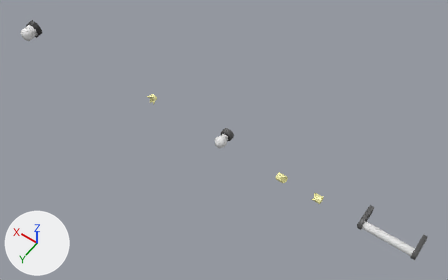
What one commit did to the FBX model Assets/Art/Models/Structures/Wall Mounts/light fixtures.fbx.
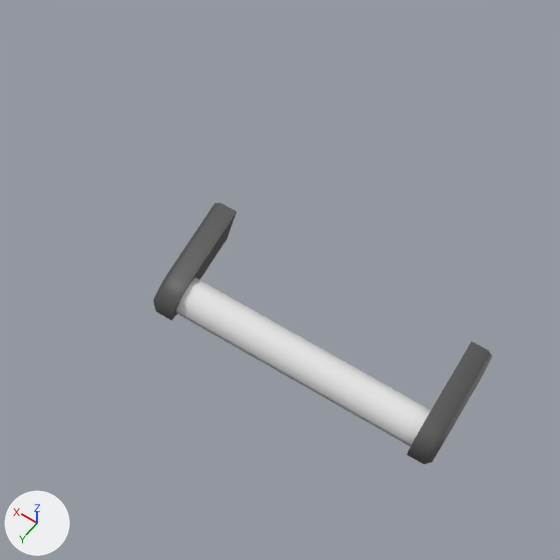
The first picture shows the older version from a camera (50 mm lens) standing at (-3.43, 7.67, 7.09) and looking at (-0.95, 4.2, 1.64). The close-ups show both versions on the part from 72% to 99% of the width and 58% to 100% of the height of that picture; other places that the commit changed are outside them. Lighting does not change. The marker at lower left points along +X, +Y and +Z. Where no turn or scale is listed for an object, it has been applied to the vertices.

The first close-up shows 'Light Tube Attached', 'Light Tube Fixture'.
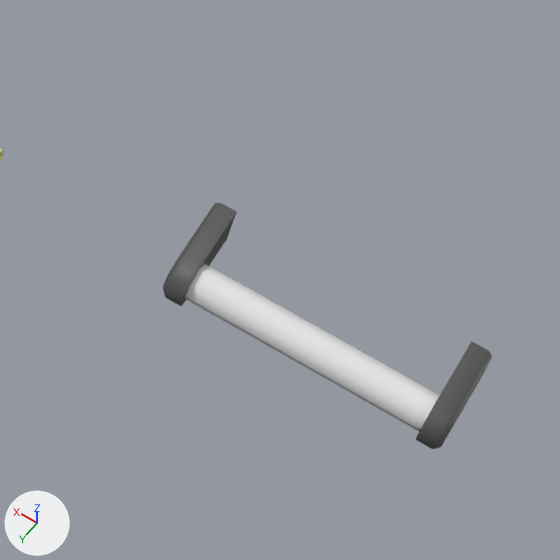
The newer file is also turned or shifted as a whole; pictures and numbers use the older file's frame.

Location of each change, [x1, y1, x2, y2] in pixels of the close-ups (560 x 560 px; the box of a moved part takes in the faces that stretch with it):
```json
{"object": "Light Tube Attached", "change": "mesh moved", "before": [176, 277, 431, 447], "after": [185, 263, 440, 431]}
{"object": "Light Tube Fixture", "change": "reshaped", "before": [153, 203, 492, 464], "after": [163, 203, 492, 449]}
{"part": 2, "of": "me_lighttubeframe_017", "change": "moved or reshaped", "before": [407, 341, 492, 464], "after": [416, 341, 492, 449]}
{"part": 3, "of": "me_lighttubeframe_017", "change": "moved or reshaped", "before": [153, 203, 237, 320], "after": [163, 203, 237, 306]}
```

The change, as JSON lines over the scene's bpy script:
```json
{"block": "me_lighttubeframe_017", "where": "# used by ob_light_tube_fixture; location = (-3.0, 4.0, 0.0)"}
{"op": "remove", "block": "me_lighttubeframe_017", "code": "me_lighttubeframe_017.from_pydata(...)  # 56 vertices, 42 faces; spans x -0.31..0.31, y 0.149..0.415, z 1.727..1.836"}
{"op": "add", "block": "me_lighttubeframe_017", "code": "me_lighttubeframe_017.from_pydata(...)  # 56 vertices, 44 faces; spans x -0.31..0.31, y 0.149..0.375, z 1.727..1.836"}
{"block": "me_lighttubeframe_017", "change": "me_lighttubeframe_017 part 2: 22 vertices removed from x -0.31..-0.262, y 0.329..0.415, z 1.727..1.836; 22 vertices added at x -0.31..-0.262, y 0.288..0.375, z 1.727..1.836"}
{"block": "me_lighttubeframe_017", "change": "me_lighttubeframe_017 part 3: 22 vertices removed from x 0.262..0.31, y 0.329..0.415, z 1.727..1.836; 22 vertices added at x 0.262..0.31, y 0.288..0.375, z 1.727..1.836"}
{"block": "me_lighttube_012", "where": "me_lighttube_012.from_pydata(...)  # 16 vertices, 8 faces; spans x -0.262..0.262, y 0.311..0.397, z 1.739..1.824"}
{"block": "me_lighttube_012", "where": "# used by ob_light_tube_attached; location = (-3.0, 4.0, 0.0)"}
{"block": "me_lighttube_012", "change": "me_lighttube_012 part 1: the whole mesh is moved by (0.0, -0.041, 0.0)"}
```
